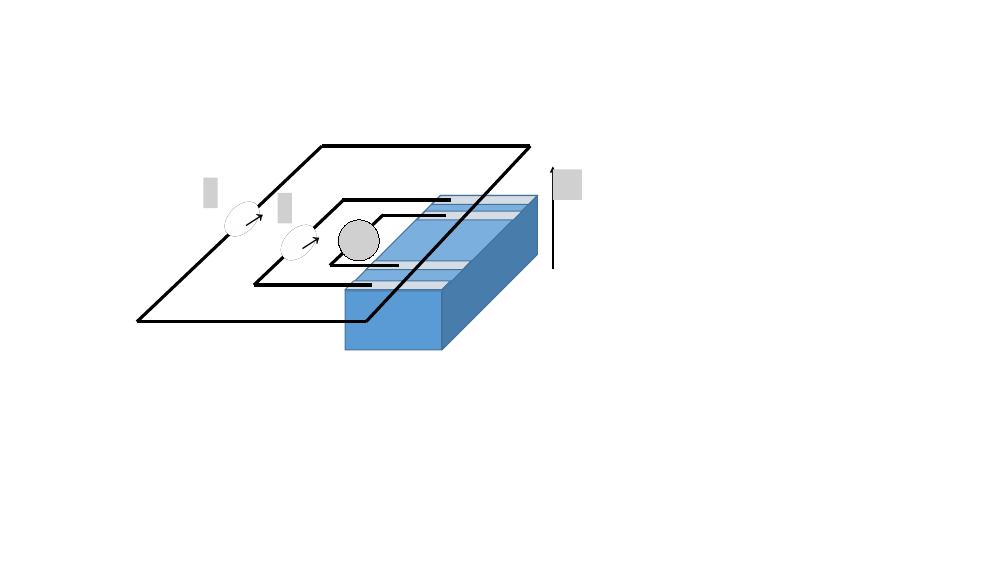
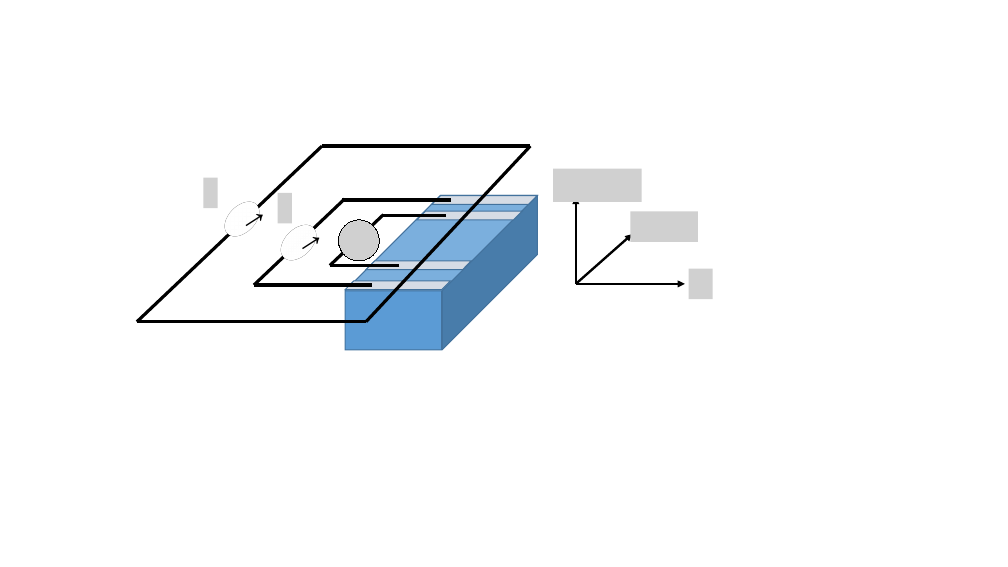
Before and after one commit to noamg/sc, a slide deck: slide 3 of figs/test set.pptx. Drawn at 1008x567 pixels with LibreOffice and Linux fonts; fonts in the diff are those of the drawing; grey boxes stand for pictures. Boxes give left, top, right and bottom in pixels: in the first picture for what was removed or moved away, otherwise in the second. Text is boxed around its words. In the diff, an @@ line names an element or a change of style, - is before the commit and + after.

```diff
--- a/figs/test set.pptx
+++ b/figs/test set.pptx
@@ picture removed at <box>553,169,582,200</box> @@
@@ arrow moved from (553, 269) - (553, 166) to (576, 284) - (576, 197) @@
@@ arrow (576, 284) - (576, 197): stroke #000000 1.5 pt to #000000 2.25 pt @@
@@ group added at <box>554,169,713,299</box>: 3 pictures, 2 arrows @@
```
Also in this commit, not shown: 1 other slide changed, 3 other files.
